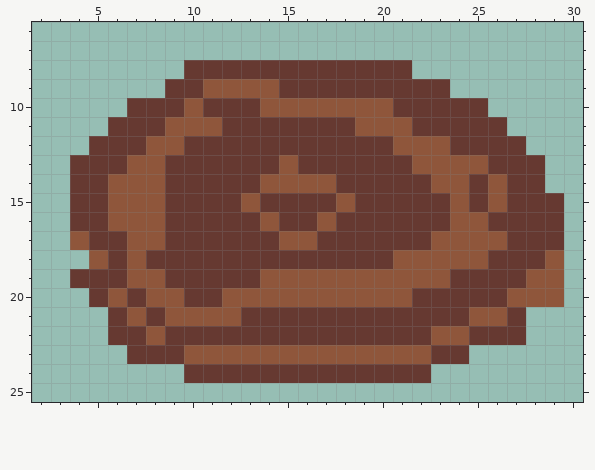
Pixel-art file: assets/sprites/props/wooden_plank.aseprite. The first picture shows the starting point.
32x32 pixels, 1 frame. Shown: x 2..30, y 6..25.
And afterwards:
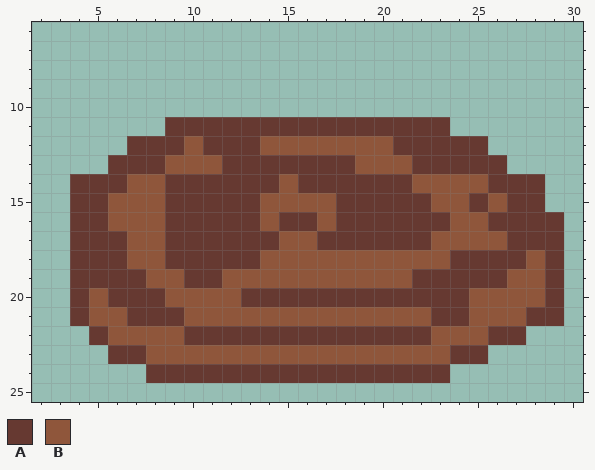
Palette (. is transparent): A #663931  B #8f563b
From old to new:
Colour A is added in row 18 at x 4; in row 20 at x 4; in row 21 at x 4 and 28 to 29; in row 22 at x 5; in row 23 at x 6 and 25; in row 24 at x 8 to 9 and 23.
Colour A replaces colour B in row 11 at x 9 to 11 and 19 to 21; in row 12 at x 8 to 9 and 21 to 23; in row 13 at x 7 to 8, 15 and 22 to 25; in row 14 at x 6, 14, 16 to 17 and 26; in row 15 at x 13 and 18; in row 17 at x 4.
Colour A replaces colour B in row 18 at x 5, 24 to 25 and 29; in row 19 at x 7, 22 to 23 and 29; in row 20 at x 6, 8, 13 to 21 and 29; in row 21 at x 7 and 9.
Colour B is added in row 21 at x 5.
Colour B replaces colour A in row 12 at x 10 and 14 to 20; in row 13 at x 9 to 11 and 19 to 21; in row 14 at x 22 and 25; in row 15 at x 14 to 17 and 23; in row 18 at x 8, 14 to 20 and 28; in row 19 at x 9, 12 to 13 and 27.
Colour B replaces colour A in row 20 at x 5, 10 to 11 and 25 to 26; in row 21 at x 6, 13 to 22 and 27; in row 22 at x 6 to 7, 9 and 25; in row 23 at x 8 to 9 and 23.
Colour A is removed in row 8 at x 10 to 21; in row 9 at x 9 to 10 and 15 to 23; in row 10 at x 7 to 9, 11 to 13 and 21 to 25; in row 11 at x 6 to 8 and 24 to 26; in row 12 at x 5 to 6 and 26 to 27; in row 13 at x 4 to 5 and 27 to 28.
Colour A is removed in row 15 at x 29.
Colour B is removed in row 9 at x 11 to 14; in row 10 at x 10 and 14 to 20.
Pixel boxes of the changes (left, top, right, bottom) in both pictures:
changed: (70, 60, 564, 383)
